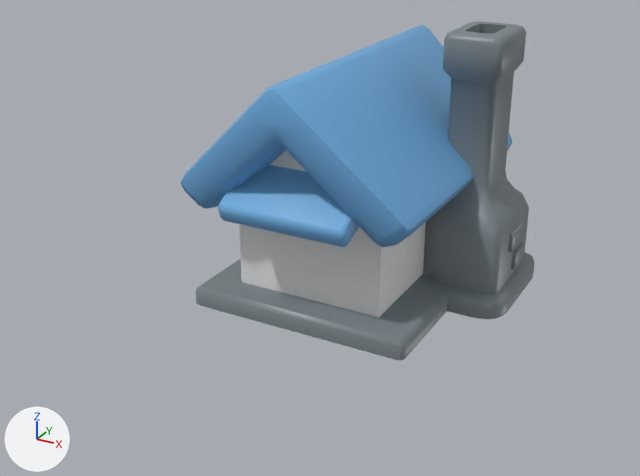
An edit to the glTF model assets/models/buildings/building_house_builder_blue.glb, drawn before and after from the same camera.
Camera for both pictures: a 50 mm camera at (1.294, -2.367, 1.431) aimed at (0.033, -0.073, 0.284). Arrows for +X, +Y and +Z are at lower left; the lights stay in place. The picture after the commit comes second. Vertices at exactly the same position are counted once.

The scene before the commit, as lines of its bpy script (objects in view):
```python
me_cube_1019 = bpy.data.meshes.new('Cube.1019')
me_cube_1019.from_pydata(...)  # 439 vertices, 802 faces; spans x -0.405..0.573, y -0.301..0.819, z 0.0..0.905
# faces by material slot: [554, 16, 232]
me_cube_1019.materials.append(mat_stone)  # grey #798388
me_cube_1019.materials.append(mat_white)  # white #e7e7e7
me_cube_1019.materials.append(mat_brown)  # blue #6faddf
ob_house = bpy.data.objects.new('house', me_cube_1019)
ob_house.location = (0.0, 0.0, 0.0)
```
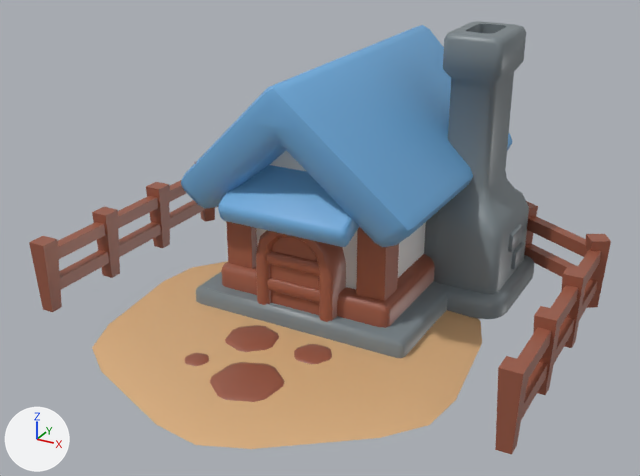
Where the change shows, as pixel boxes [x1, y1, x2, y2] in the pictures (640 x 476 px):
'house', reshaped (65% wider, 28% taller): before [181, 21, 534, 360]; after [29, 21, 611, 455]
part 1 of me_cube_1019, added: after [29, 161, 611, 455]

Diff of the bpy script that builds the scene:
```diff
--- a/assets/models/buildings/building_house_builder_blue.glb.py
+++ b/assets/models/buildings/building_house_builder_blue.glb.py
@@ mat_browndark @@
+mat_browndark = principled_material('BrownDark')
+mat_browndark.base_color = (0.327, 0.102, 0.0593)  # brown #9b5a45
+mat_browndark.roughness = 0.4
@@ mat_beige @@
+mat_beige = principled_material('Beige')
+mat_beige.base_color = (0.703, 0.425, 0.207)  # beige #daae7e
@@ me_cube_1019 @@
 # used by ob_house; location = (0.0, 0.0, 0.0)
-me_cube_1019.from_pydata(...)  # 439 vertices, 802 faces; spans x -0.405..0.573, y -0.301..0.819, z 0.0..0.905
+me_cube_1019.from_pydata(...)  # 1027 vertices, 1666 faces; spans x -0.844..0.844, y -0.837..0.819, z -0.009..0.905
+# me_cube_1019 part 1: 580 vertices added at x -0.844..0.844, y -0.837..0.674, z -0.009..0.48
+# other edits to the shape of me_cube_1019 do not show in these pictures
 me_cube_1019.materials.append(mat_stone)
@@ me_cube_1019 @@
 me_cube_1019.materials.append(mat_brown)
+me_cube_1019.materials.append(mat_beige)  # beige #daae7e
+me_cube_1019.materials.append(mat_browndark)  # brown #9b5a45
```
